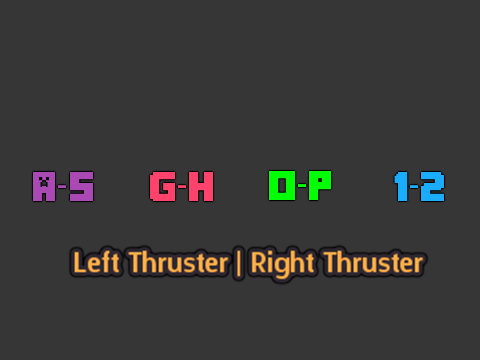
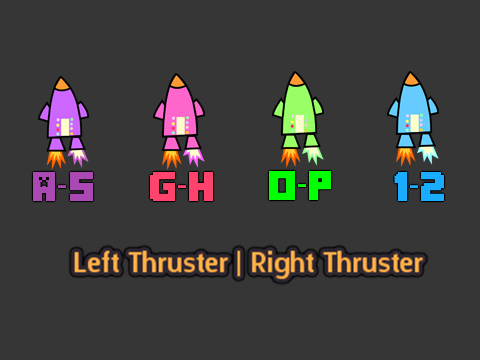
Before/after of a 480 × 360 layered artwork. What changed in the layer stack:
added layer "Layer 8" above "Layer 7" over [left=387, top=71, right=439, bottom=167]
added layer "Layer 7" above "Layer 6" over [left=272, top=71, right=324, bottom=168]
added layer "Layer 6" above "Layer 5" over [left=153, top=73, right=205, bottom=170]
added layer "Layer 5" above "Layer 3" over [left=38, top=76, right=89, bottom=170]
